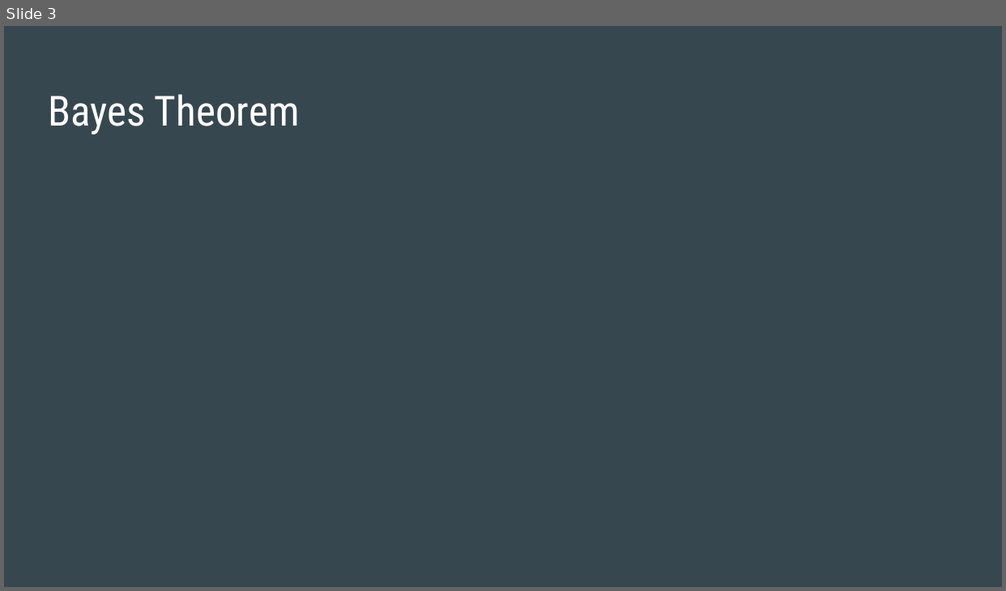
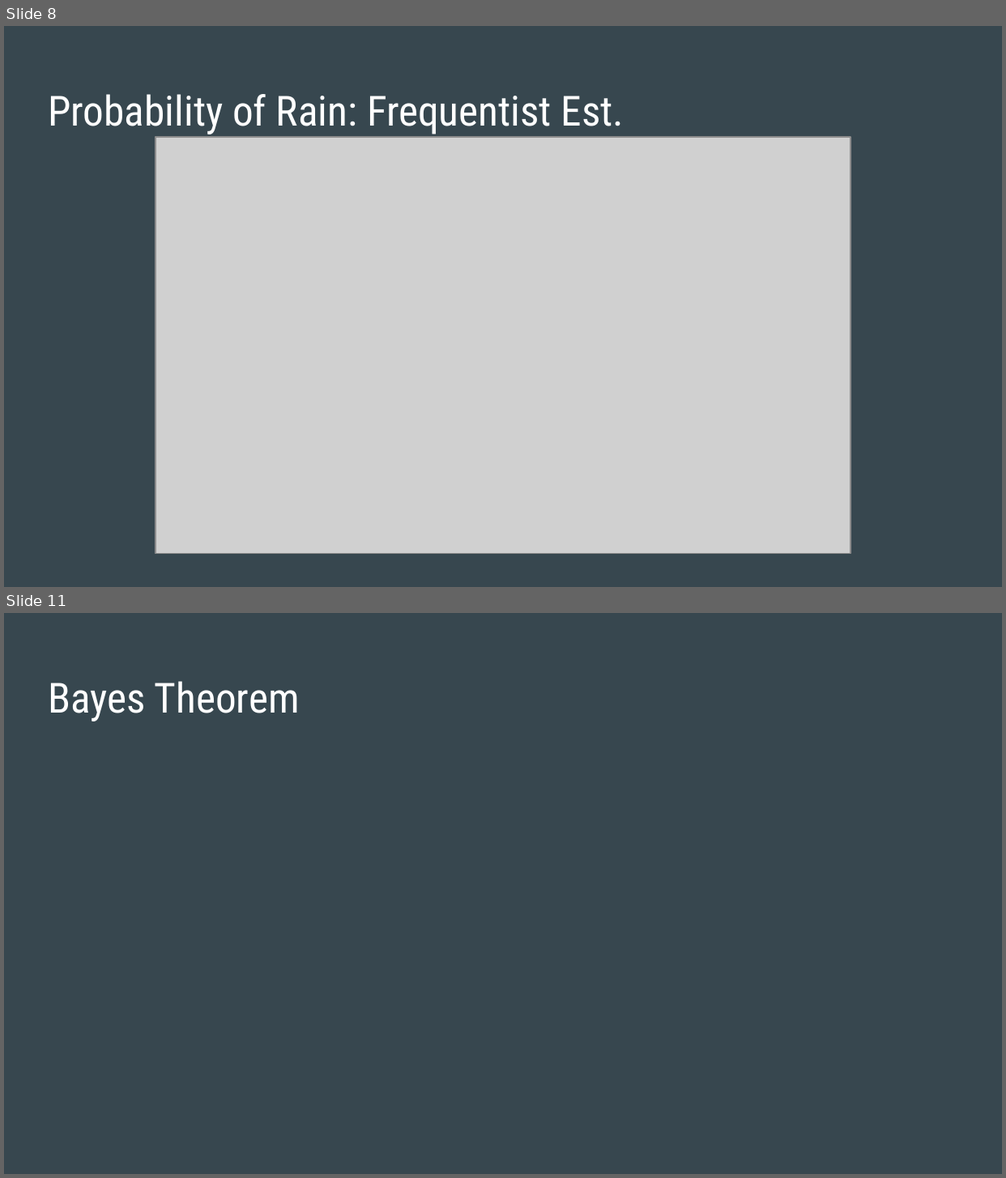
Before and after one commit to SThornewillvE/Hamburg_DS_Meetup_Bayesian-Stats_Intro, a slide deck: slides/intro_to_bayes_slides.pptx. Shown one above the other, each under a label of ours: slide 3 before the commit, slides 8 and 11 after it; the slides between them are not shown. The pictures are 1006x591 and 1006x1178 pixels, drawn with LibreOffice and Linux fonts; fonts in the diff are those of the drawing; grey boxes stand for pictures. Boxes give left, top, right and bottom in pixels: in the first picture for what was removed or moved away, otherwise in the second. Text is boxed around its words. In the diff, an @@ line names an element or a change of style, - is before the commit and + after.

```diff
--- a/slides/intro_to_bayes_slides.pptx
+++ b/slides/intro_to_bayes_slides.pptx
@@ slide 8 added at [4, 26, 1002, 587], background #37474F @@
@@ title added at [48, 94, 624, 135], 30 pt, text #FFFFFF @@
+Probability of Rain: Frequentist Est.
@@ picture added at [155, 137, 850, 554] @@
@@ what was slide 3 is now slide 11 @@
```
Also in this commit, not shown: 7 other slides added, 1 other file.
